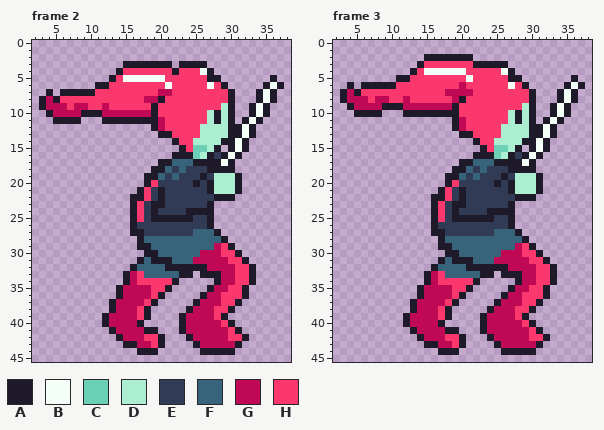
One commit to this pixel-art file: Assets/Art/walk_cycle/mainchar_size1_walk_d.aseprite. Above, as it was before the edit.
50x50 pixels, 5 frames. Shown: frame 2: x 2..38, y 0..45; frame 3: x 2..38, y 0..45. The commit also changed other frames, which this record leaves out.
Palette (. is transparent): A #1e1a2a  B #f4fff7  C #6bd0b5  D #aceed1  E #313b55  F #38647b  G #bf0955  H #fa386d
Pixels before, frame 2, first column x 3:
 3 ............AAAAAAA.AAAA...........
 4 ...........AHHHHHHHAHHHBA..........
 5 ..........AHBBBBBBHHHHHHAA.......A.
 6 ........AAHHHHHHHHBHHHHHBHA.....ABA
 7 .A.AAAAAHHHHHHHHHGGHHHHHHHHA...ABA.
 8 AGAHHHHHHHHHHHHGGAHHHHHHHHHA...ABA.
 9 AGGGHGGHHGHHHHHHAHHHHHHHHHDA..ABA..
10 .AGGGGAAAGGGGGGGAHHHHHHHDADA..ABA..
11 ..AAAA...AAAAAAAAGHHHHHHDADA.ABA...
12 ................AGHHHHHDDDDAABA....
13 .................AAHHHHDDDDAABA....
14 ...................AHHDDDDAABA.....
15 ....................AHCCDA.ABA.....
16 ...................AAACDAEABA......
17 .................AAFFFAAAABA.......
18 ................AAFEFEEEAAAA.......
19 ...............AAFEFEEEAEDDDA......
20 ...............AHEEEEEAEADDDA......
21 ..............AHEAEEEEEEADDDA......
22 .............AAHEAEEEEEEEAAA.......
23 .............AHEAAEEEEEEA..........
24 .............AHEAEEEEAAAA..........
25 .............AHEAAAAAAEEA..........
26 .............AEEEEEEEEEEA..........
27 .............AAEEEEEEEFFFA.........
28 ..............AFFFFFFFFFFFA........
29 ..............AAFFFFFFFFFGHA.......
30 ...............AAFFFFFFGGGHHA......
31 ..............AFAAAFFFGGGGGHHA.....
32 .............AFFFFAAAAAAGGGGHHA....
33 ............AGHFFFFFAA.AAAGGHHA....
34 ............AGHHHHHA.....AGGHHA....
35 ...........AGGGGHHA.....AGGHHA.....
36 ...........AGGGGHA.....AGGHHHA.....
37 ..........AGGGGHA.....AGGGHHA......
38 ..........AGGGHA.....AGGGHHA.......
39 .........AGGGGHA....AGGGGHA........
40 .........AGGGGA.....AGGGGGHA.......
41 ..........AGGGGAA...AGGGGGGHA......
42 ...........AGGGHHA...AGGGGGHHA.....
43 ............AAGGHA....AGGGGGA......
44 ..............AAA......AAAAA.......
Pixels before, frame 3, first column x 3:
 2 ............AAAAAAA................
 3 ...........AHHHHHHHAAAAA...........
 4 ..........AHBBBBBBHHHHHBA..........
 5 ........AAHHHHHHHHBHHHHHAA.......A.
 6 .A.AAAAAHHHHHHHHHGHHHHHHBHA.....ABA
 7 AGAHHHHHHHHHHHHGGGGHHHHHHHHA...ABA.
 8 AGGGHGGHHGHHHHHHGAHHHHHHHHHA...ABA.
 9 .AGGGGAAAGGGGGGGAHHHHHHHHHDA..ABA..
10 ..AAAA...AAAAAAAAHHHHHHHDADA..ABA..
11 ................AGHHHHHHDADA.ABA...
12 ................AGHHHHHDDDDAABA....
13 .................AAHHHHDDDDAABA....
14 ...................AHHDDDDAABA.....
15 ....................AHCCDA.ABA.....
16 ...................AAACDAEABA......
17 .................AAFFFAAAABA.......
18 ................AAFEFEEEAAAA.......
19 ...............AAFEFEEEAEDDDA......
20 ...............AHEEEEEAEADDDA......
21 ..............AHEAEEEEEEADDDA......
22 .............AAHEAEEEEEEEAAA.......
23 .............AHEAAEEEEEEA..........
24 .............AHEAEEEEAAAA..........
25 .............AHEAAAAAAEEA..........
26 .............AEEEEEEEEEEA..........
27 .............AAEEEEEEEFFFA.........
28 ..............AFFFFFFFFFFFA........
29 ..............AAFFFFFFFFFGHA.......
30 ...............AAFFFFFFGGGHHA......
31 ..............AFAAAFFFGGGGGHHA.....
32 .............AFFFFAAAAAAGGGGHHA....
33 ............AGHFFFFFAA.AAAGGHHA....
34 ............AGHHHHHA.....AGGHHA....
35 ...........AGGGGHHA.....AGGHHA.....
36 ...........AGGGGHA.....AGGHHHA.....
37 ..........AGGGGHA.....AGGGHHA......
38 ..........AGGGHA.....AGGGHHA.......
39 .........AGGGGHA....AGGGGHA........
40 .........AGGGGA.....AGGGGGHA.......
41 ..........AGGGGAA...AGGGGGGHA......
42 ...........AGGGHHA...AGGGGGHHA.....
43 ............AAGGHA....AGGGGGA......
44 ..............AAA......AAAAA.......
The result:
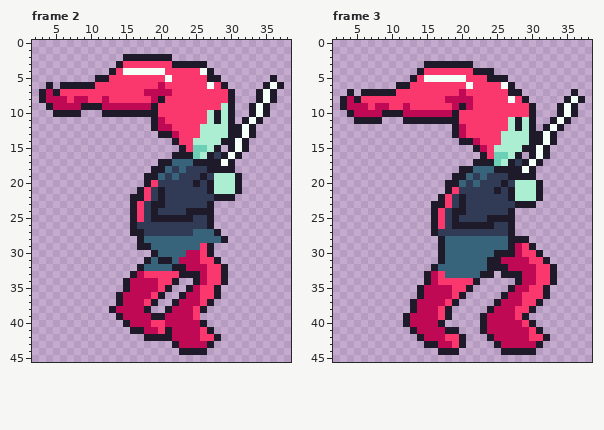
Difference:
Changed rows in their new state; - is an unchanged pixel.
Frame 2:
first column x 3:
 2 ------------AAAAAAA-
 3 -----------AHHHHHHHA
 4 ----------AHBBBBBB-H
 5 --------AAH-HHHHHHB-
 6 -A-AAAAAHH-------GH-
 7 AGAHHHHH-------GG---
 8 --GG-GG--G-----H----
 9 .A--G-AAA-GGGGGG----
10 -.AAAA...AAAAAAA----
11 --....---.......----
12 ------------------G-
13 -------------------G
first column x 12:
29 --------------HA...---
30 ------.-----GGHA....--
31 -----.AF---GG-HHA....-
32 ----.A---F--GGGHHA....
33 ---.AGHHHHH--AGHHA....
34 -----GGG-----AGHHA....
35 --.A---G----AGHHA....-
36 -----------AGGHHA....-
37 -.A-------AGGGHA....--
38 -----G---AGGGHA....---
39 ..A--GGAAGGG-H....----
40 ...A-GGHHGGG--A....---
41 -...AAGGHAGG--HA....--
42 --....AA-AGGG-HHA....-
43 ---......-AGGG-A....--
44 -----...---AAA-....---
Frame 3:
first column x 3:
 2 ------------.......----------------
 3 -----------.AAAAAAA.....-----------
 4 ----------.AHHHHHH-AAA...----------
 5 --------..A-BBBBBBH--AAA..-------.-
 6 -.-.....AA-------HB----BA..-----...
 7 .A.AAAAA-------HH-H-----AA..---..--
 8 --AH-HH--H-----G-GG-----B-A.---.ABA
 9 AG--H-GHH-HHHHHHGAG-------H---.ABA-
10 -AGGGGAAAGGGGGGG--------HHH---.ABA-
11 --AAAA---AAAAAAA-H-----------.ABA--
12 -----------------------H-A--.ABA---
13 ----------------AGH----------------
14 -----------------AAG--H---D-ABA----
15 -------------------AG-DD-DA--------
16 -------------------.-H-CDA.ABA-----
17 -----------------..AAACD-EABA------
18 ----------------.-AF-FAA--B--------
19 ---------------.-AFEF--EAAAA.------
20 ----------------AF-F--EAE----------
21 --------------.AHE----A------------
22 -------------.----------ADDDA------
23 --------------AHE-------EAAA-------
24 -----------------A---EEE-----------
25 -----------------EEEE-AA-----------
26 --------------H-AAAAAA-------------
27 --------------E-------EEA.---------
28 ------------------------AA---------
29 ---------------F--------A----------
30 --------------AFF-----AAA----------
31 ----------------FFF--AA------------
32 ------------------FFF--------------
Boxes around the changes in both pictures, in picture pixels (x1, y1, x2, y2):
changed: (39, 54, 179, 138)
changed: (102, 243, 256, 355)
changed: (340, 54, 585, 271)
